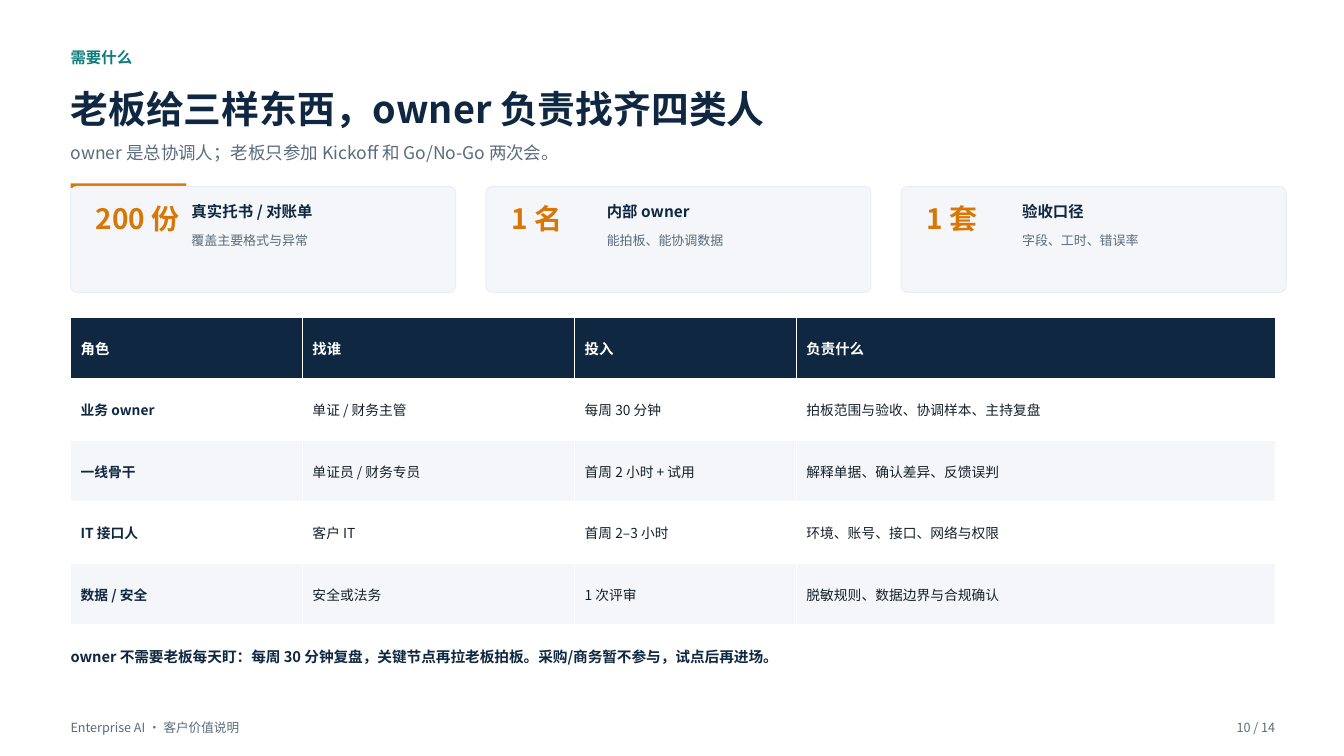
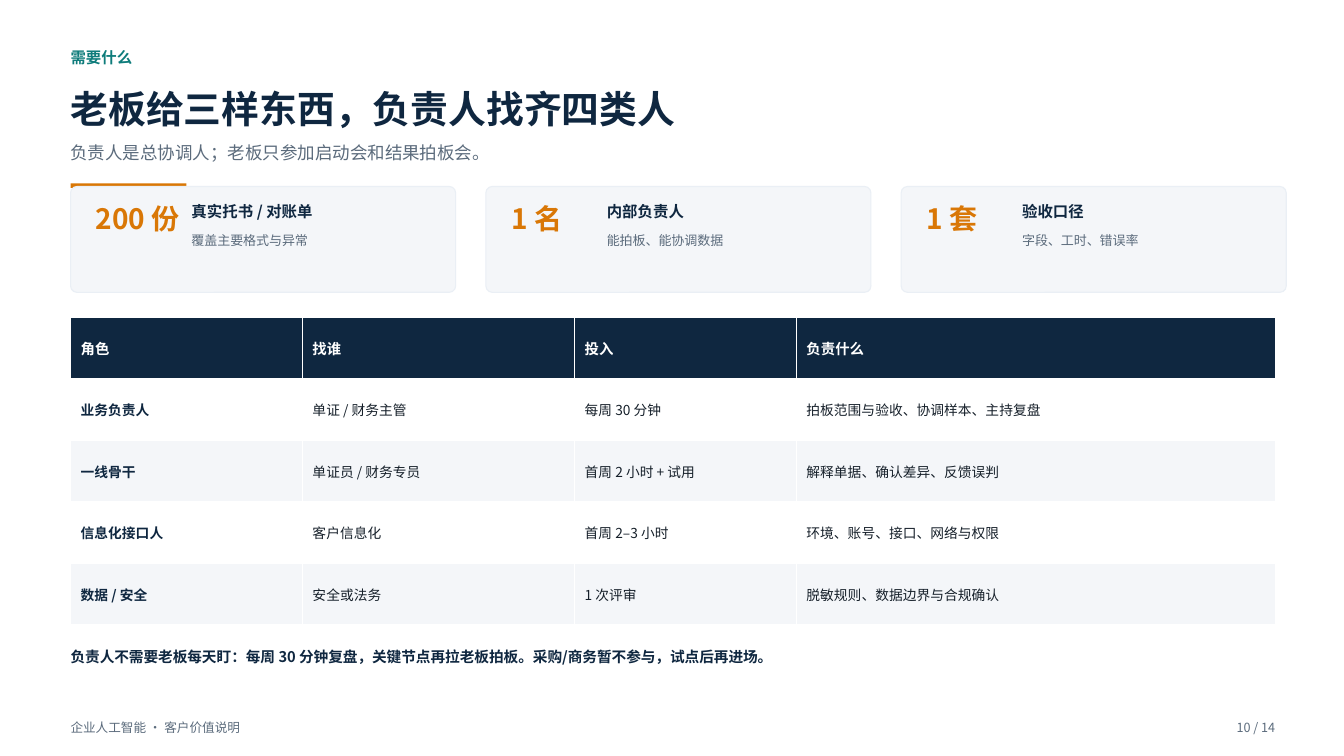
Before and after one commit to roma007/Enterprise-AI, a slide deck: slide 10 of 会客包/reports/客户老板版_系统能力介绍_2026-11-05.pptx. Drawn at 1344x756 pixels with LibreOffice and Linux fonts; fonts in the diff are those of the drawing. Boxes give left, top, right and bottom in pixels: in the first picture for what was removed or moved away, otherwise in the second. Text is boxed around its words. In the diff, an @@ line names an element or a change of style, - is before the commit and + after.

Commit message:
docs: 老板版 PPT 去除英文并补充大模型介入图

```diff
--- a/会客包/reports/客户老板版_系统能力介绍_2026-11-05.pptx
+++ b/会客包/reports/客户老板版_系统能力介绍_2026-11-05.pptx
@@ text at [71, 90, 676, 128]: text changed @@
-老板给三样东西，owner 负责找齐四类人
+老板给三样东西，负责人找齐四类人
@@ text at [71, 144, 490, 162]: text changed @@
-owner 是总协调人；老板只参加 Kickoff 和 Go/No-Go 两次会。
+负责人是总协调人；老板只参加启动会和结果拍板会。
@@ text at [607, 204, 684, 219]: text changed @@
-内部 owner
+内部负责人
@@ table at [71, 318, 1275, 625] @@
-row 2, column 1: 业务 owner
+row 2, column 1: 业务负责人
-row 4, column 1: IT 接口人
+row 4, column 1: 信息化接口人
-row 4, column 2: 客户 IT
+row 4, column 2: 客户信息化
@@ text at [71, 649, 772, 665]: text changed @@
-owner 不需要老板每天盯：每周 30 分钟复盘，关键节点再拉老板拍板。采购/商务暂不参与，试点后再进场。
+负责人不需要老板每天盯：每周 30 分钟复盘，关键节点再拉老板拍板。采购/商务暂不参与，试点后再进场。
@@ text at [71, 721, 240, 733]: text changed @@
-Enterprise AI · 客户价值说明
+企业人工智能 · 客户价值说明
```
Also in this commit, not shown: 13 other slides changed, 6 other files.
